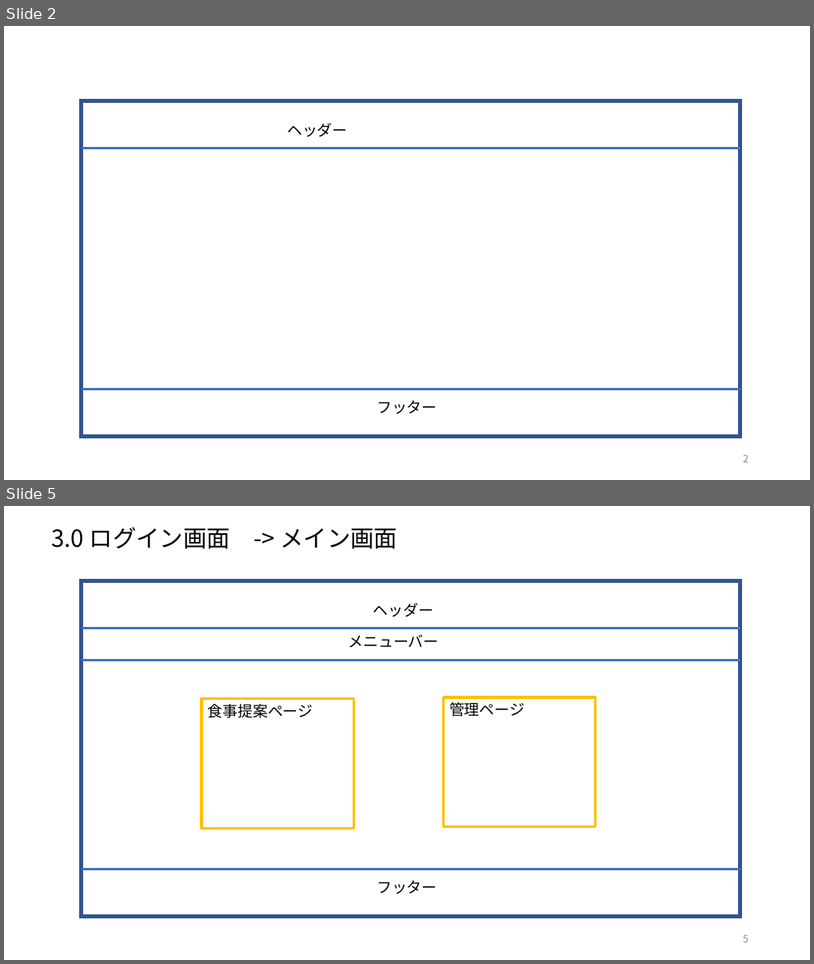
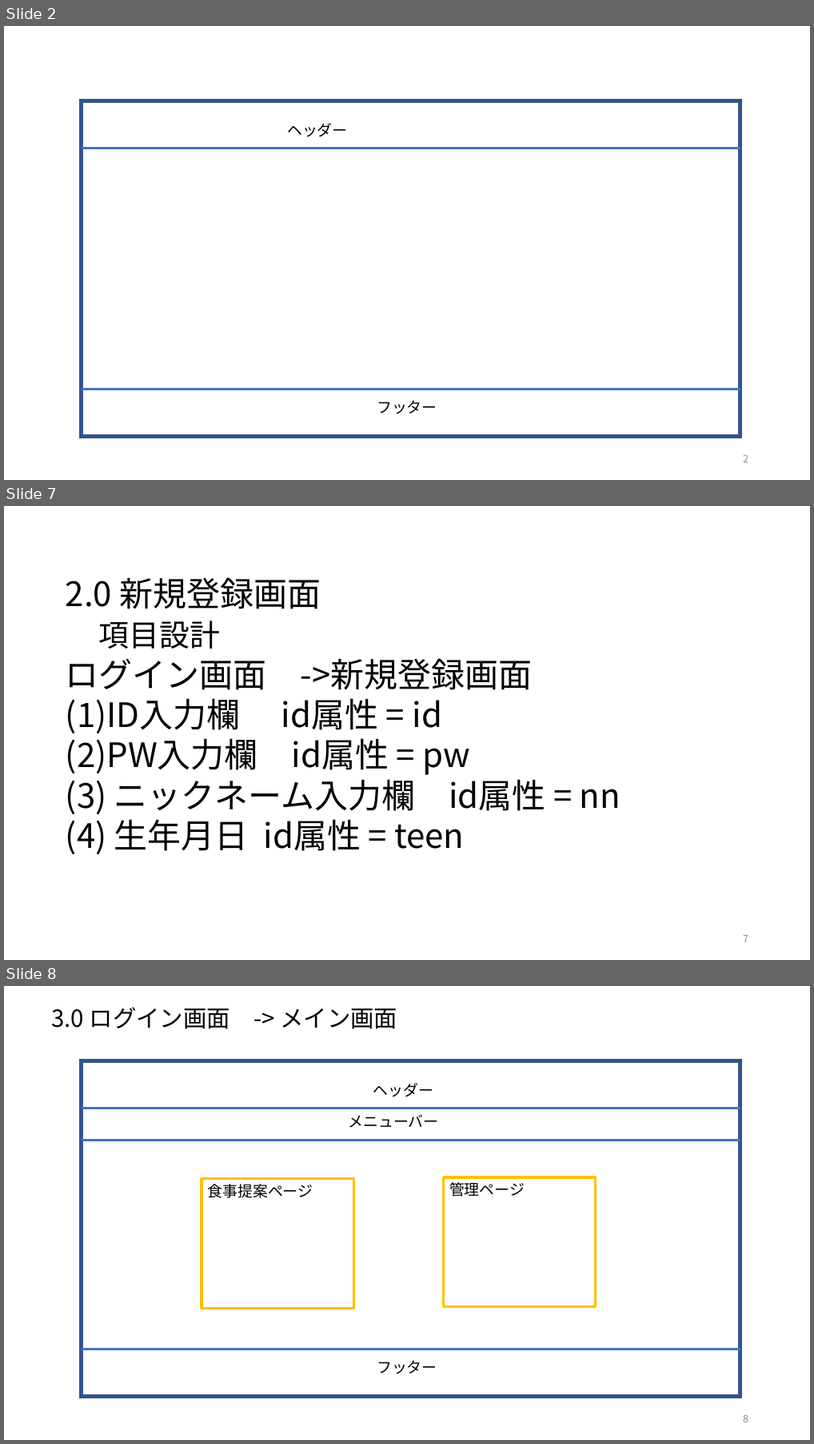
Before and after one commit to dojo2023/F-1, a slide deck: doc/外部設計/画面設計書 ver1.2.pptx. Shown one above the other, each under a label of ours: slides 2 and 5 before the commit, slides 2, 7 and 8 after it; the slides between them are not shown. The pictures are 814x964 and 814x1444 pixels, drawn with LibreOffice and Linux fonts; fonts in the diff are those of the drawing. Boxes give left, top, right and bottom in pixels: in the first picture for what was removed or moved away, otherwise in the second. Text is boxed around its words. In the diff, an @@ line names an element or a change of style, - is before the commit and + after.

```diff
--- a/doc/外部設計/画面設計書 ver1.2.pptx
+++ b/doc/外部設計/画面設計書 ver1.2.pptx
@@ slide 7 added at bbox=[4, 506, 810, 960], background #FFFFFF @@
@@ text added at bbox=[66, 577, 621, 854], 40 pt, text #000000 @@
+2.0 新規登録画面
+項目設計
+ログイン画面 ->新規登録画面
+(1)ID入力欄 id属性 = id
+(2)PW入力欄 id属性 = pw
+(3) ニックネーム入力欄 id属性 = nn
+(4) 生年月日 id属性 = teen
@@ page number added at bbox=[743, 935, 749, 942], 12 pt, text #8C8C8C @@
+7
@@ what was slide 5 is now slide 8 @@
@@ page number at bbox=[743, 1415, 749, 1422]: text changed @@
-5
+8
```
Also in this commit, not shown: 2 slides changed, 2 other slides added, 5 slides removed.
